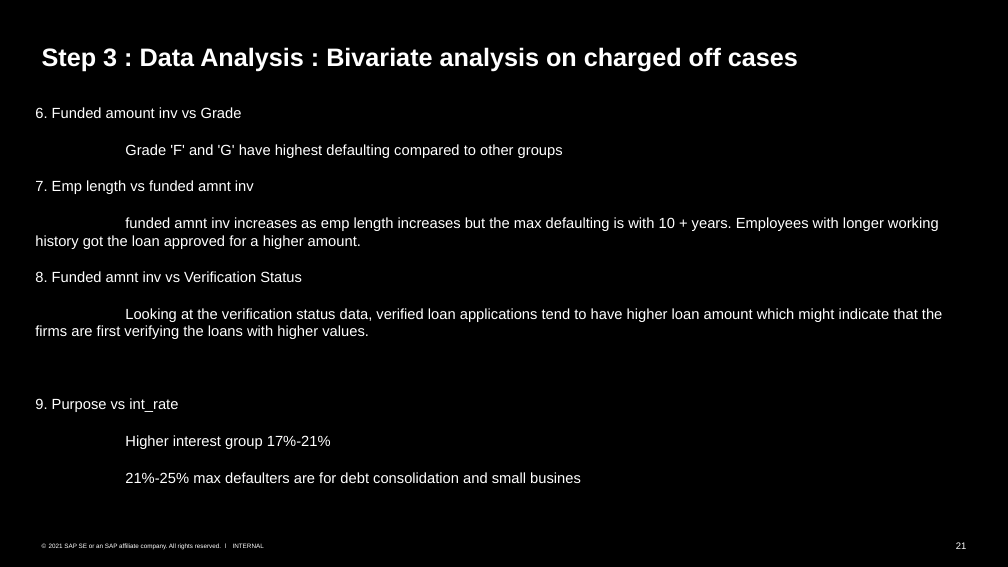
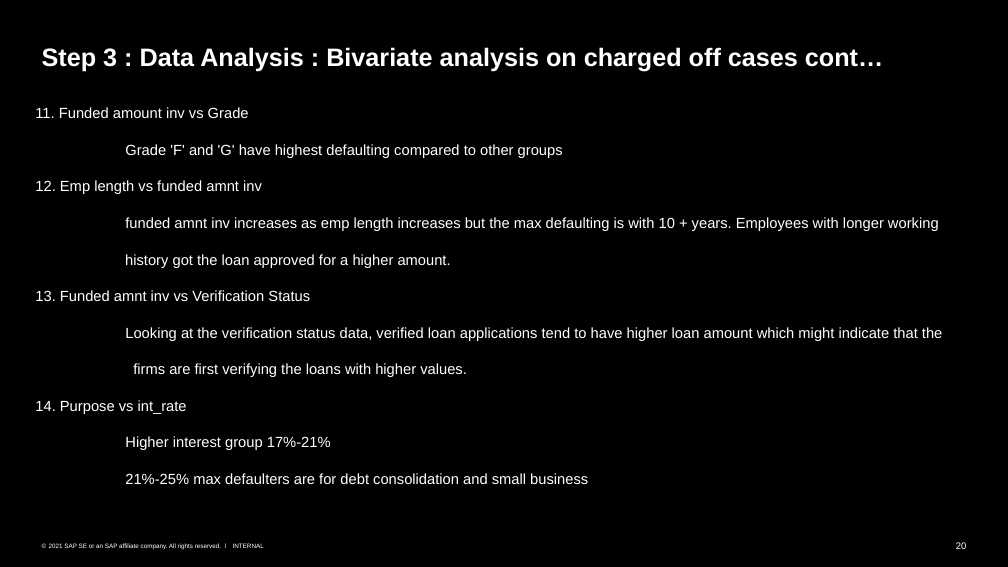
Before and after one commit to Monika1244/Lending_Club_Case_Study, a slide deck: slide 20 of Lending_Club_Case_Study.pptx (slide 21 before the commit). Drawn at 1008x567 pixels with LibreOffice and Linux fonts; fonts in the diff are those of the drawing. Boxes give left, top, right and bottom in pixels: in the first picture for what was removed or moved away, otherwise in the second. Text is boxed around its words. In the diff, an @@ line names an element or a change of style, - is before the commit and + after.

```diff
--- a/Lending_Club_Case_Study.pptx
+++ b/Lending_Club_Case_Study.pptx
@@ title at (x1=42, y1=47, x2=883, y2=72): text changed @@
-Step 3 : Data Analysis : Bivariate analysis on charged off cases
+Step 3 : Data Analysis : Bivariate analysis on charged off cases cont…
@@ text at (x1=35, y1=107, x2=249, y2=118): text changed @@
-6. Funded amount inv vs Grade
+11. Funded amount inv vs Grade
@@ text at (x1=35, y1=180, x2=942, y2=414): text changed @@
-7. Emp length vs funded amnt inv
-funded amnt inv increases as emp length increases but the max defaulting is with 10 + years. Employees with longer working history got the loan approved for a higher amount.
-8. Funded amnt inv vs Verification Status
-Looking at the verification status data, verified loan applications tend to have higher loan amount which might indicate that the firms are first verifying the loans with higher values.
-9. Purpose vs int_rate
+12. Emp length vs funded amnt inv
+funded amnt inv increases as emp length increases but the max defaulting is with 10 + years. Employees with longer working
+history got the loan approved for a higher amount.
+13. Funded amnt inv vs Verification Status
+Looking at the verification status data, verified loan applications tend to have higher loan amount which might indicate that the
+firms are first verifying the loans with higher values.
+14. Purpose vs int_rate
@@ text at (x1=125, y1=473, x2=588, y2=484): text changed @@
-21%-25% max defaulters are for debt consolidation and small busines
+21%-25% max defaulters are for debt consolidation and small business
@@ page number at (x1=956, y1=542, x2=967, y2=549): text changed @@
-21
+20
```
Also in this commit, not shown: 19 other slides changed, 2 slides removed.
